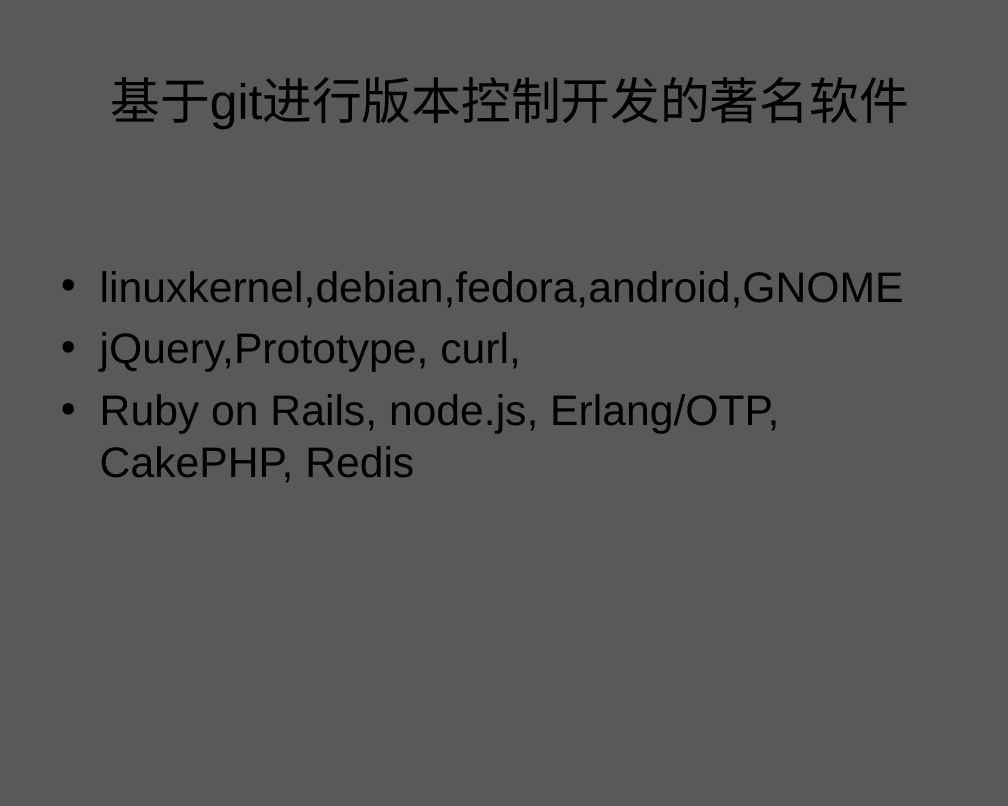
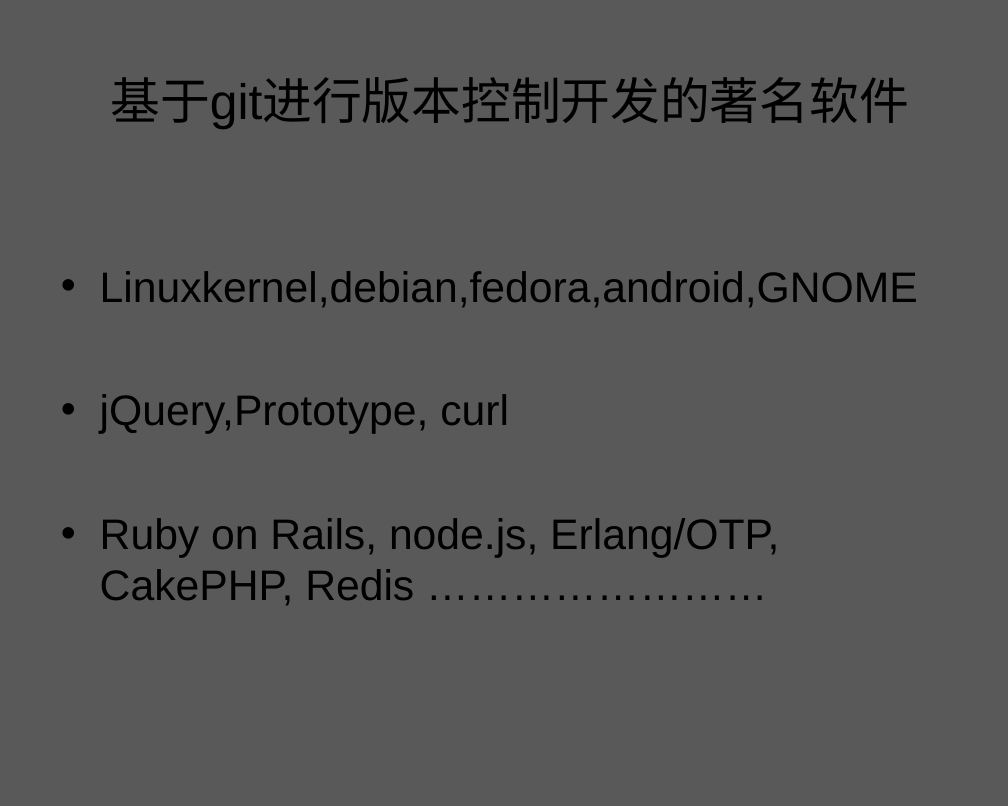
Before and after one commit to zhuxiaosheng/code, a slide deck: slide 5 of git.ppt. Drawn at 1008x806 pixels with LibreOffice and Linux fonts; fonts in the diff are those of the drawing; background and template pictures are left out. Boxes give left, top, right and bottom in pixels: in the first picture for what was removed or moved away, otherwise in the second. Text is boxed around its words. In the diff, an @@ line names an element or a change of style, - is before the commit and + after.

Commit message:
new git ppt

```diff
--- a/git.ppt
+++ b/git.ppt
@@ text at bbox=[100, 271, 918, 606]: text changed @@
-• linuxkernel,debian,fedora,android,GNOME
-• jQuery,Prototype, curl,
-• Ruby on Rails, node.js, Erlang/OTP, CakePHP, Redis
+• Linuxkernel,debian,fedora,android,GNOME
+• jQuery,Prototype, curl
+• Ruby on Rails, node.js, Erlang/OTP, CakePHP, Redis ……………………
```
Also in this commit, not shown: 28 other slides changed, 33 slides added, 16 slides removed.
